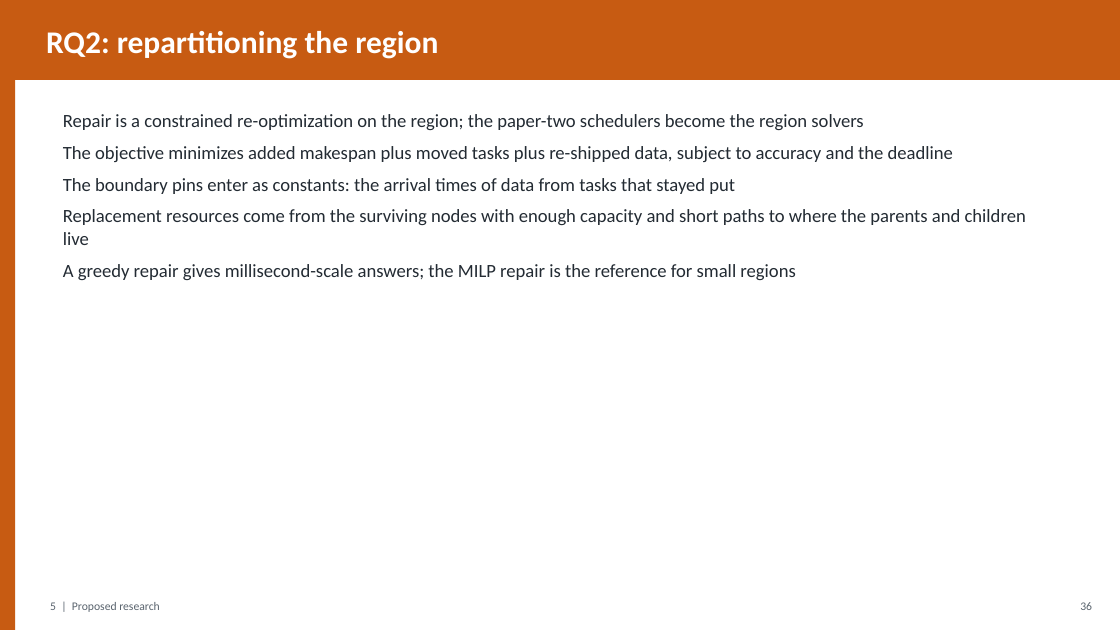
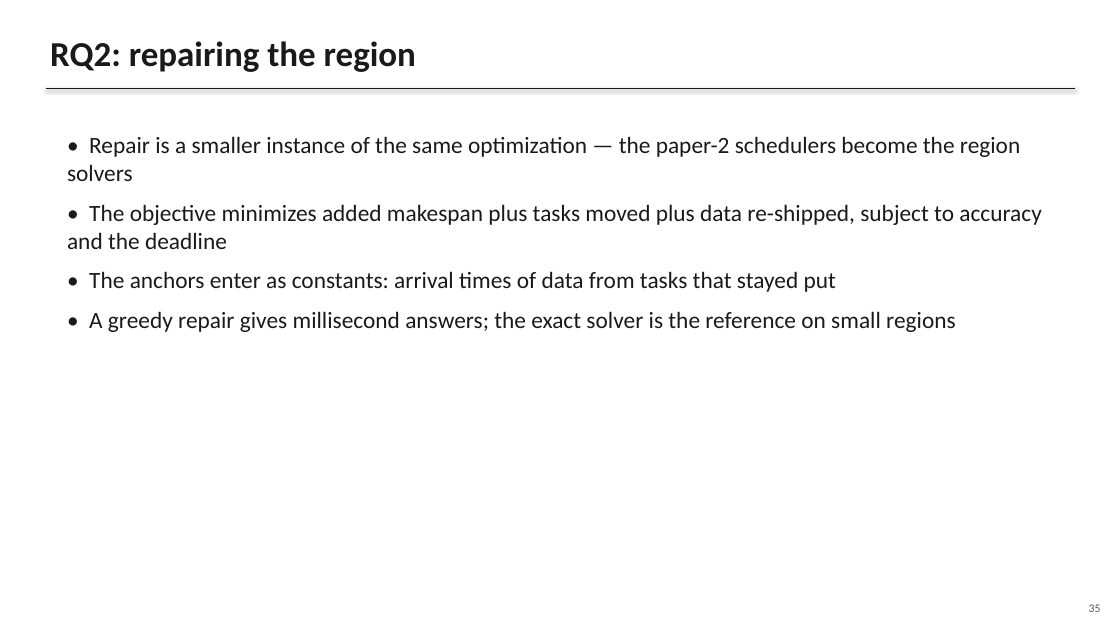
Before and after one commit to gayanigupta/data-aware-scheduling, a slide deck: slide 35 of slides/data-aware-scheduling.pptx (slide 37 before the commit). Drawn at 1120x630 pixels with LibreOffice and Linux fonts; fonts in the diff are those of the drawing. Boxes give left, top, right and bottom in pixels: in the first picture for what was removed or moved away, otherwise in the second. Text is boxed around its words. In the diff, an @@ line names an element or a change of style, - is before the commit and + after.

Commit message:
Plain monochrome slide deck with human-style text

```diff
--- a/slides/data-aware-scheduling.pptx
+++ b/slides/data-aware-scheduling.pptx
@@ rectangle removed at (x1=0, y1=0, x2=1120, y2=80) @@
@@ text at (x1=50, y1=41, x2=416, y2=72): text changed; size 27 to 30 pt; text colour #FFFFFF to #1A1A1A @@
-RQ2: repartitioning the region
+RQ2: repairing the region
@@ rectangle removed at (x1=0, y1=80, x2=15, y2=630) @@
@@ line added from (46, 88) to (1075, 88), #1A1A1A 1 pt @@
@@ text at (x1=67, y1=136, x2=1041, y2=332): text changed; size 16 to 20 pt; text colour #232B33 to #1A1A1A @@
-Repair is a constrained re-optimization on the region; the paper-two schedulers become the region solvers
-The objective minimizes added makespan plus moved tasks plus re-shipped data, subject to accuracy and the deadline
-The boundary pins enter as constants: the arrival times of data from tasks that stayed put
-Replacement resources come from the surviving nodes with enough capacity and short paths to where the parents and children live
-A greedy repair gives millisecond-scale answers; the MILP repair is the reference for small regions
+• Repair is a smaller instance of the same optimization — the paper-2 schedulers become the region solvers
+• The objective minimizes added makespan plus tasks moved plus data re-shipped, subject to accuracy and the deadline
+• The anchors enter as constants: arrival times of data from tasks that stayed put
+• A greedy repair gives millisecond answers; the exact solver is the reference on small regions
@@ text removed at (x1=50, y1=602, x2=159, y2=612) @@
-5 | Proposed research
@@ text removed at (x1=1080, y1=602, x2=1092, y2=610) @@
-36
@@ text added at (x1=1089, y1=604, x2=1101, y2=612), 10 pt, text #595959 @@
+35
```
Also in this commit, not shown: 29 other slides changed, 14 slides added, 16 slides removed, 1 other file.
